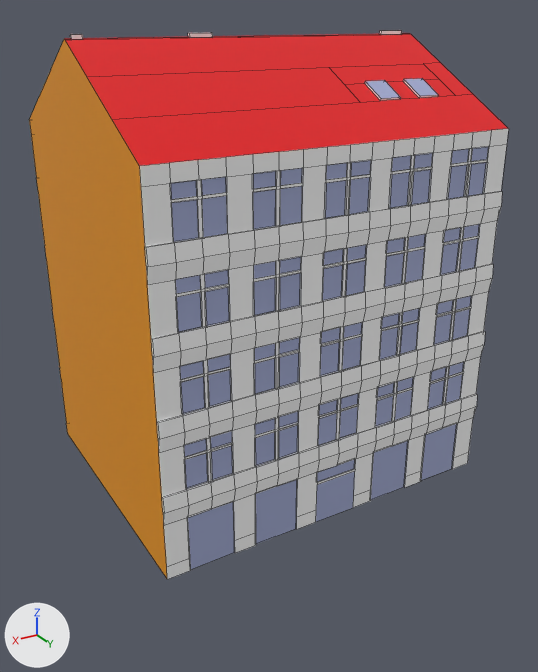
Before and after pictures for a commit that changed the Blender file assets/models/Building/BuildingNormal.blend.
The view is the same before and after, from a 50 mm lens placed at (20.6, 42.3, 25.3), pointed at (-0.4, 7.3, 7.8). Every picture has the same lights, and +X, +Y and +Z are marked at lower left. Mesh edges are drawn as thin lines.
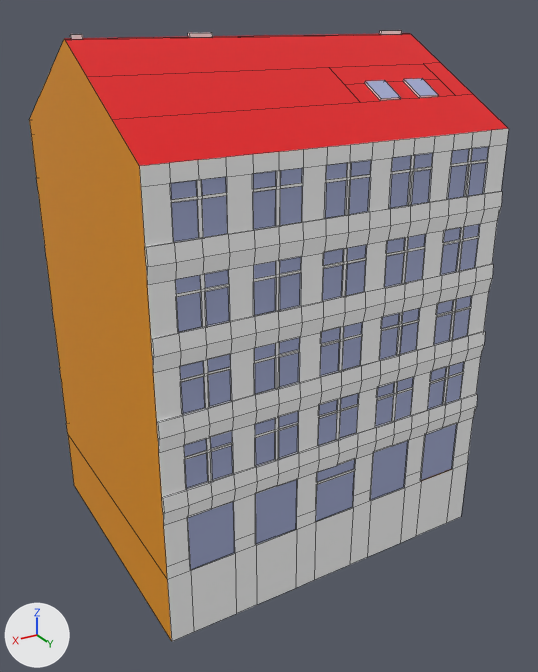
The newer file is also turned or shifted as a whole; pictures and numbers use the older file's frame.

What differs and where, as boxes [x1, y1, x2, y2] in the pictures (538 x 672 px):
'Cube', reshaped (11% taller)
    before: [29, 30, 509, 580]
    after: [29, 30, 509, 641]
part 1 of me_cube, built on
    before: [316, 471, 355, 522]
    after: [68, 435, 468, 641]

Edits to the bpy script that builds the scene:
```text
Change me_cube:
    used by ob_cube; location = (0.0, 0.0, 0.0)
    remove me_cube.from_pydata(...)  # 1917 vertices, 1595 faces; spans x -10.0..10.0, y -3.6..15.2, z 0.1..24.6
    add me_cube.from_pydata(...)  # 1942 vertices, 1620 faces; spans x -10.0..10.0, y -3.6..15.2, z -3.9..24.6
    me_cube part 1
    2 faces are deleted
    6 vertices are added at (1.2, 15.0, 0.9), (1.2, 15.0, 0.1), (-1.3, 15.0, 0.9), (-1.3, 15.0, 0.1), (1.2, 15.0, 2.5), (-1.3, 15.0, 2.5)
    19 new vertices lie (0.0, 0.0, -4.0) away from vertices in x -10.0..10.0, y -3.6..15.1, z 0.1
    24 new faces join them, mat_material_wall (white #ffffff)
    2 new faces join them, mat_material_side (orange #e79500)
    1 new face joins them, mat_material_windowday (blue #a5aed5)
```
